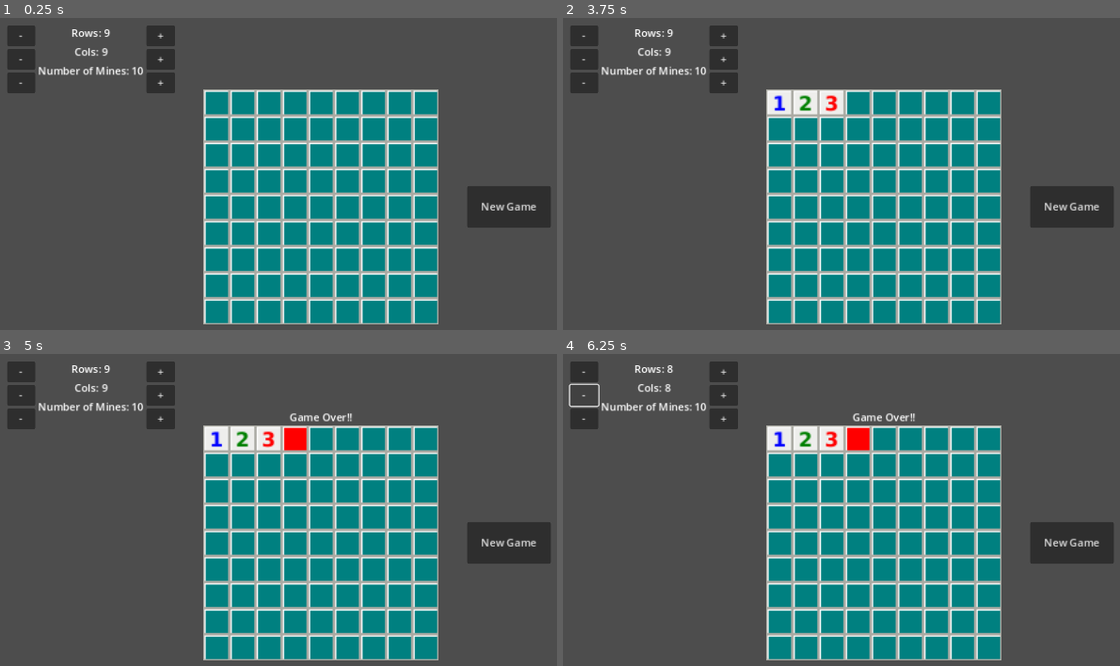
Above: before the commit, frames 1-4 (two rows, left to right).
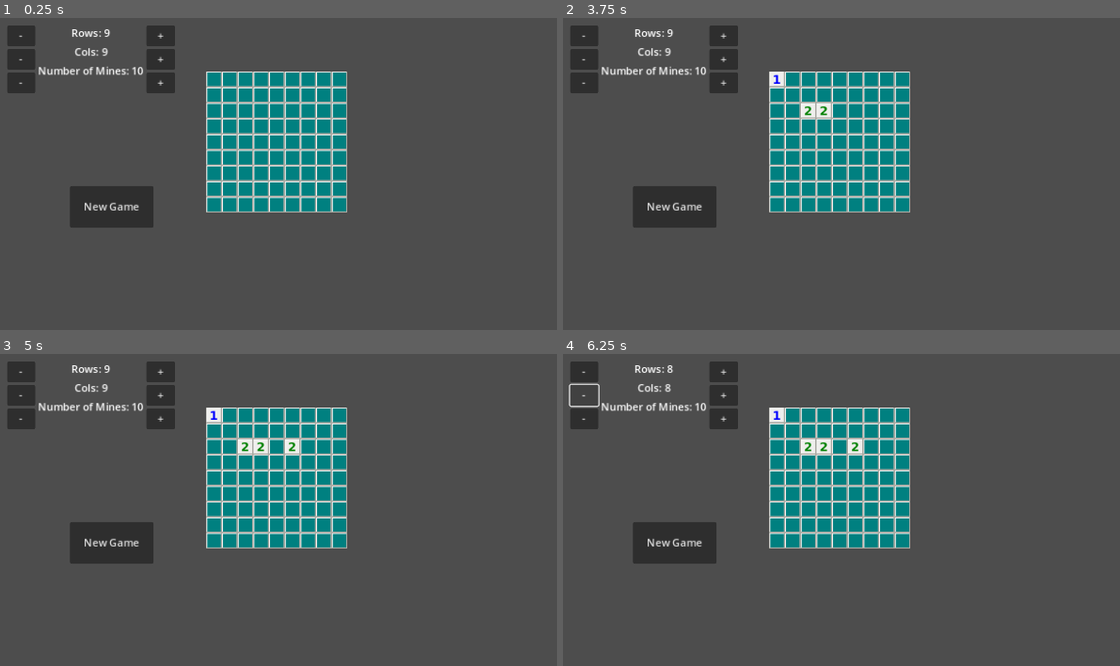
Above: after the commit, the same moments.

Repository: PudWin14/Go_Minas
Game: Godot game, scene res://Scenes/main.tscn
Same seed, same stepped clock (60 frames per second), same inputs: the game is played once before the commit and once after it.
Inputs (mouse positions are in pixels of both pictures, inside the frame that each line leads up to; where the layout moved, square brackets give the same spot in the first picture):
- Up to frame 1 (0.25 s): no input
- Up to frame 2 (3.75 s): click (674, 208) at 0.5 s, where only the run after the commit has a clickable "New Game"; click (674, 208) at 1.25 s, where only the run after the commit has a clickable "New Game"; click (774, 80) [780, 102] at 2 s; click (808, 102) at 2.77 s; click (830, 102) at 3.52 s
- Up to frame 3 (5 s): click (295, 438) at 4.27 s
- Up to frame 4 (6.25 s): click "-" at 5 s; click "-" at 5.75 s

The runs differ from the first frame. In frame 1, 32% of the frame differs, in the area x 12-99%, y 17-99%; in frame 2, 33%; in frame 3, 33%; in frame 4, 33%.

Commit message:
Added: Resizing of grid container
The Cells Grid container resize in function
of number of cells. Keep the size of cells

Diff:
--- a/Scenes/cell.tscn
+++ b/Scenes/cell.tscn
@@ -5,10 +5,10 @@
 
 [node name="Cell" type="TextureButton"]
 process_mode = 1
-offset_left = -16.0
-offset_top = -16.0
-offset_right = 16.0
-offset_bottom = 16.0
+offset_left = -12.0
+offset_top = -12.0
+offset_right = 12.0
+offset_bottom = 12.0
 size_flags_horizontal = 3
 size_flags_vertical = 3
 toggle_mode = true
--- a/Scenes/hud.tscn
+++ b/Scenes/hud.tscn
@@ -78,16 +78,13 @@
 text = "+"
 
 [node name="NewGameButton" type="Button" parent="."]
-anchors_preset = 6
-anchor_left = 1.0
+anchors_preset = 4
 anchor_top = 0.5
-anchor_right = 1.0
 anchor_bottom = 0.5
-offset_left = -352.0
+offset_left = 192.0
 offset_top = -32.0
-offset_right = -224.0
+offset_right = 320.0
 offset_bottom = 32.0
-grow_horizontal = 0
 grow_vertical = 2
 text = "New Game"
 
@@ -96,10 +93,10 @@
 anchors_preset = 5
 anchor_left = 0.5
 anchor_right = 0.5
-offset_left = -77.5
-offset_top = 100.0
-offset_right = 77.5
-offset_bottom = 165.0
+offset_left = -72.0
+offset_top = 48.0
+offset_right = 83.0
+offset_bottom = 113.0
 grow_horizontal = 2
 text = "Game Over!!"
 horizontal_alignment = 1
--- a/Scenes/main.gd
+++ b/Scenes/main.gd
@@ -2,6 +2,8 @@
 
 var CellScene = preload("res://Scenes/cell.tscn")
 var status_grid = []
+
+@onready var CellsGrid = get_node("CellsGrid")
 
 signal click_cell_main(pos : Vector2)
 
@@ -12,7 +14,6 @@
 	status_grid = new_status_grid()
 	$HUD.new_game_pressed.connect(restart_game)
 	$HUD.update_hud()
-
 
 
 func end_game():
@@ -56,7 +57,9 @@
 
 func display_cells(num_rows,num_cols):
 
-	$CellsGrid.columns = num_cols
+	CellsGrid.columns = num_cols
+	CellsGrid.size = Vector2(24*num_cols,24*num_rows)
+
 	for row in num_rows:
 		for col in num_cols:
 			var new_cell = CellScene.instantiate()
@@ -69,20 +72,21 @@
 			new_cell.click_around.connect(click_around_cells)
 			click_cell_main.connect(new_cell.click_cell_from_main)
 
-			$CellsGrid.add_child(new_cell)
+			CellsGrid.add_child(new_cell)
+
 
 
 func delate_cells():
-	for child in $CellsGrid.get_children():
+	for child in CellsGrid.get_children():
 		child.queue_free()
 
 func new_game():
 	GlobalVariables.new_game()
 	status_grid = new_status_grid()
-	$CellsGrid.hide()
+	CellsGrid.hide()
 	delate_cells()
 	display_cells(GlobalVariables.MAX_ROWS,GlobalVariables.MAX_COLS)
-	$CellsGrid.show()
+	CellsGrid.show()
 
 func new_status_grid():
 	var new_st_grid = []
--- a/Scenes/main.tscn
+++ b/Scenes/main.tscn
@@ -6,20 +6,19 @@
 [node name="Main" type="Node"]
 script = ExtResource("1_hyfs5")
 
+[node name="HUD" parent="." instance=ExtResource("2_tk6xn")]
+
 [node name="CellsGrid" type="GridContainer" parent="."]
 anchors_preset = 8
 anchor_left = 0.5
 anchor_top = 0.5
 anchor_right = 0.5
 anchor_bottom = 0.5
-offset_left = -180.0
-offset_top = -180.0
-offset_right = 180.0
-offset_bottom = 180.0
+offset_left = -176.0
+offset_top = -208.0
+offset_right = -176.0
+offset_bottom = -208.0
 grow_horizontal = 2
 grow_vertical = 2
 theme_override_constants/h_separation = 0
 theme_override_constants/v_separation = 0
-columns = 4
-
-[node name="HUD" parent="." instance=ExtResource("2_tk6xn")]
--- a/project.godot
+++ b/project.godot
@@ -18,6 +18,10 @@
 [autoload]
 
 GlobalVariables="*res://Scenes/GlobalVariables.gd"
+
+[debug]
+
+settings/gdscript/max_call_stack=2047
 
 [display]
 
